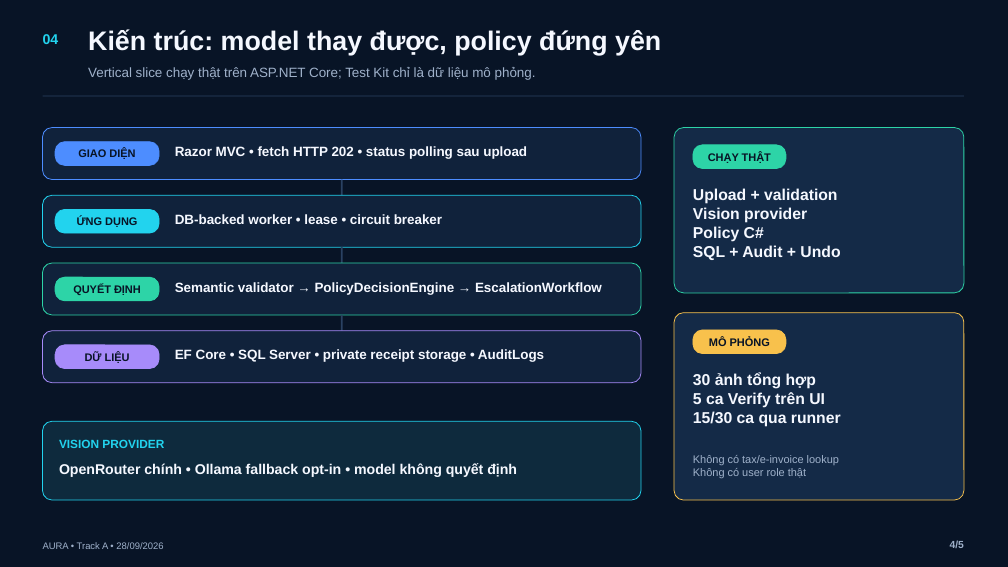
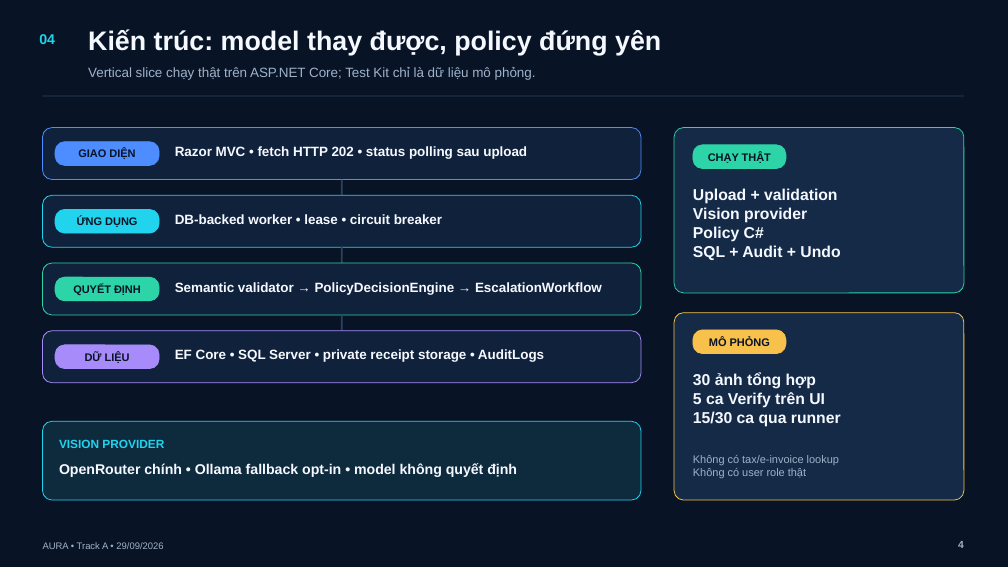
Before and after one commit to BondPhuPhamzZ/AURA, a slide deck: slide 4 of AURA/submission/AURA_5_SLIDES.pptx. Drawn at 1008x567 pixels with LibreOffice and Linux fonts; fonts in the diff are those of the drawing. Boxes give left, top, right and bottom in pixels: in the first picture for what was removed or moved away, otherwise in the second. Text is boxed around its words. In the diff, an @@ line names an element or a change of style, - is before the commit and + after.

```diff
--- a/AURA/submission/AURA_5_SLIDES.pptx
+++ b/AURA/submission/AURA_5_SLIDES.pptx
@@ text "04": place and size @@
-text "04" at bbox=[43, 34, 59, 44]
+text "04" at bbox=[39, 34, 55, 44]
@@ text at bbox=[958, 541, 964, 548]: text changed @@
-4/5
+4
```
Also in this commit, not shown: 4 other slides changed, 14 other files.
